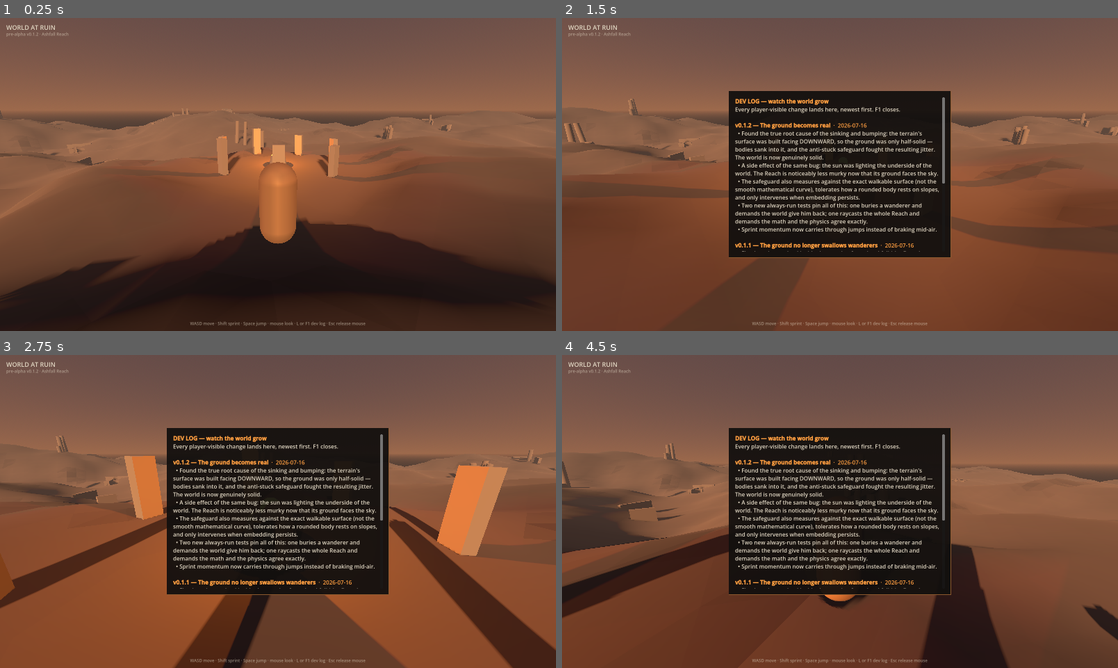
Above: before the commit, frames 1-4 (two rows, left to right).
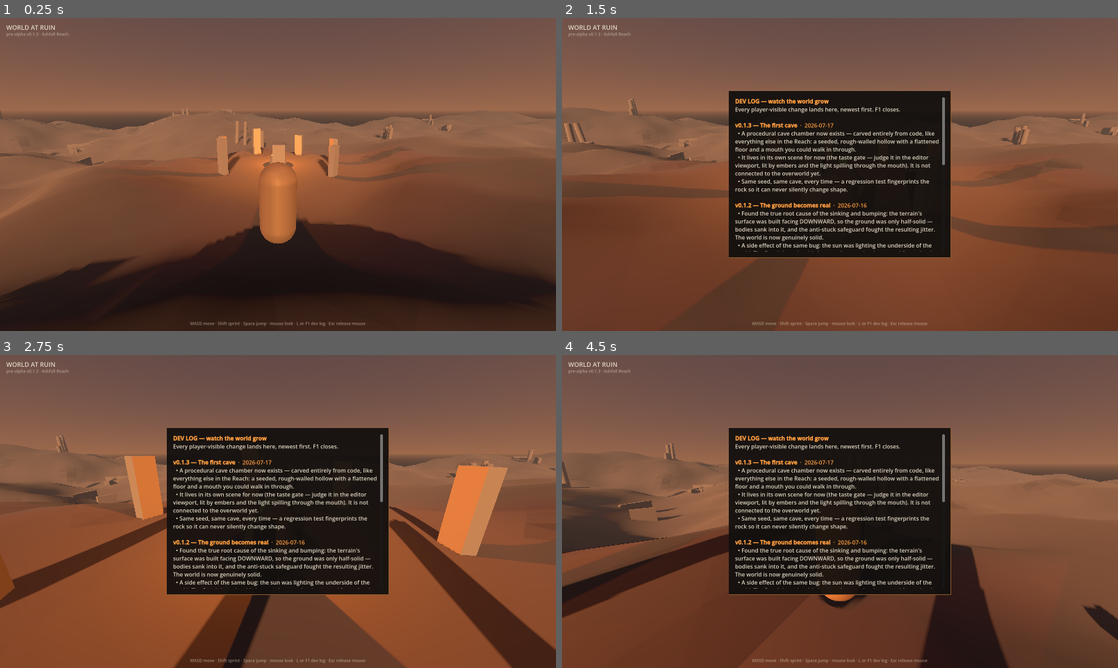
Above: after the commit, the same moments.

Repository: devantler-tech/world-at-ruin
Game: Godot game, scene res://scenes/main.tscn
Same seed, same stepped clock (60 frames per second), same inputs: the game is played once before the commit and once after it.
Inputs (mouse positions are in pixels of both pictures, inside the frame that each line leads up to):
- Up to frame 1 (0.25 s): no input
- Up to frame 2 (1.5 s): move the mouse to (867, 174) at 0.52 s; hold Shift (sprint) 0.53-1.28 s; hold W (move_forward) from 0.53 s (still down); tap Space (jump) at 0.77 s; move the mouse to (812, 174) at 1.27 s; tap L at 1.35 s
- Up to frame 3 (2.75 s): keep holding W (move_forward); tap Space (jump) at 1.52 s; move the mouse to (289, 505) at 2.02 s; hold Shift (sprint) from 2.03 s (still down)
- Up to frame 4 (4.5 s): keep holding W (move_forward); move the mouse to (834, 517) at 2.77 s; release Shift (sprint) at 2.78 s; tap L at 2.85, 4.35 s; tap Space (jump) at 3.02, 3.77 s; move the mouse to (878, 514) at 3.52 s; hold Shift (sprint) 3.53-4.28 s; move the mouse to (795, 508) at 4.27 s

The runs differ from the first frame. In frame 1, less than 0.1% of the frame differs, in the area x 6-7%, y 5-6%; in frame 2, 4.7%; in frame 3, 4.7%; in frame 4, 4.7%, in the area x 6-69%, y 5-75%.

Commit message:
fix(artgen): aim the taste-gate camera at the chamber; log the cave in the dev log
Codex P1s: the camera's -Z pointed away from the chamber (the taste-gate
scene showed the void), and the player-visible cave shipped without the
dev-log entry AGENTS.md mandates. Camera now uses a proper look-at basis
(orthonormal, forward through the chamber toward the mouth); DevLog and
project.godot bumped to 0.1.3 with 'The first cave'.

Diff:
--- a/client/project.godot
+++ b/client/project.godot
@@ -12,7 +12,7 @@
 
 config/name="World at Ruin"
 config/description="A source-available, cloud-native MMORPG built almost entirely by agents. Pre-alpha."
-config/version="0.1.2"
+config/version="0.1.3"
 run/main_scene="res://scenes/main.tscn"
 config/features=PackedStringArray("4.7")
 config/icon="res://icon.svg"
--- a/client/scenes/cave.tscn
+++ b/client/scenes/cave.tscn
@@ -38,5 +38,5 @@
 shadow_enabled = true
 
 [node name="Camera3D" type="Camera3D" parent="."]
-transform = Transform3D(-0.7071, 0.1228, -0.6963, 0.0, 0.9848, 0.1736, 0.7071, 0.1228, -0.6963, -4.5, -2.5, 4.5)
+transform = Transform3D(0.468, 0.091, -0.879, 0.0, 0.995, 0.103, 0.884, -0.048, 0.465, -4.5, -2.5, 4.5)
 current = true
--- a/client/scripts/devlog.gd
+++ b/client/scripts/devlog.gd
@@ -5,11 +5,21 @@
 ## development progress by playing. Every change that a player could notice
 ## gets an entry here, newest first — open it in-game with F1.
 
-const VERSION := "0.1.2"
+const VERSION := "0.1.3"
 const CODENAME := "Ashfall Reach"
 
 ## Newest first. Keys: version, date, title, notes (Array[String]).
 const ENTRIES: Array[Dictionary] = [
+	{
+		"version": "0.1.3",
+		"date": "2026-07-17",
+		"title": "The first cave",
+		"notes": [
+			"A procedural cave chamber now exists — carved entirely from code, like everything else in the Reach: a seeded, rough-walled hollow with a flattened floor and a mouth you could walk in through.",
+			"It lives in its own scene for now (the taste gate — judge it in the editor viewport, lit by embers and the light spilling through the mouth). It is not connected to the overworld yet.",
+			"Same seed, same cave, every time — a regression test fingerprints the rock so it can never silently change shape.",
+		],
+	},
 	{
 		"version": "0.1.2",
 		"date": "2026-07-16",
